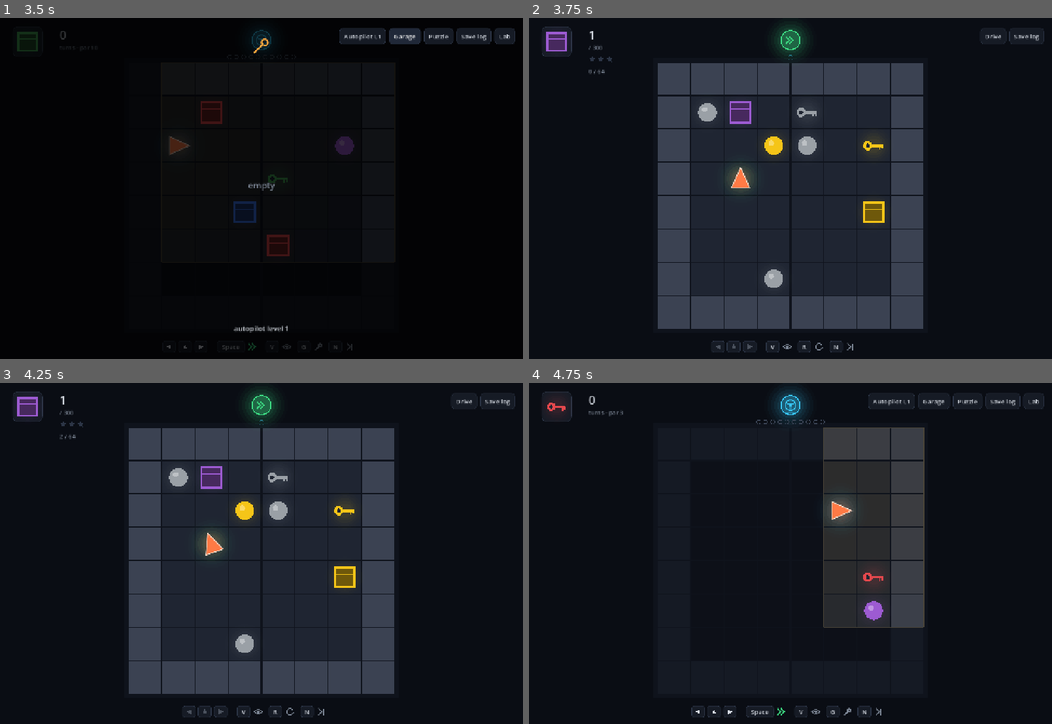
Above: before the commit, frames 1-4 (two rows, left to right).
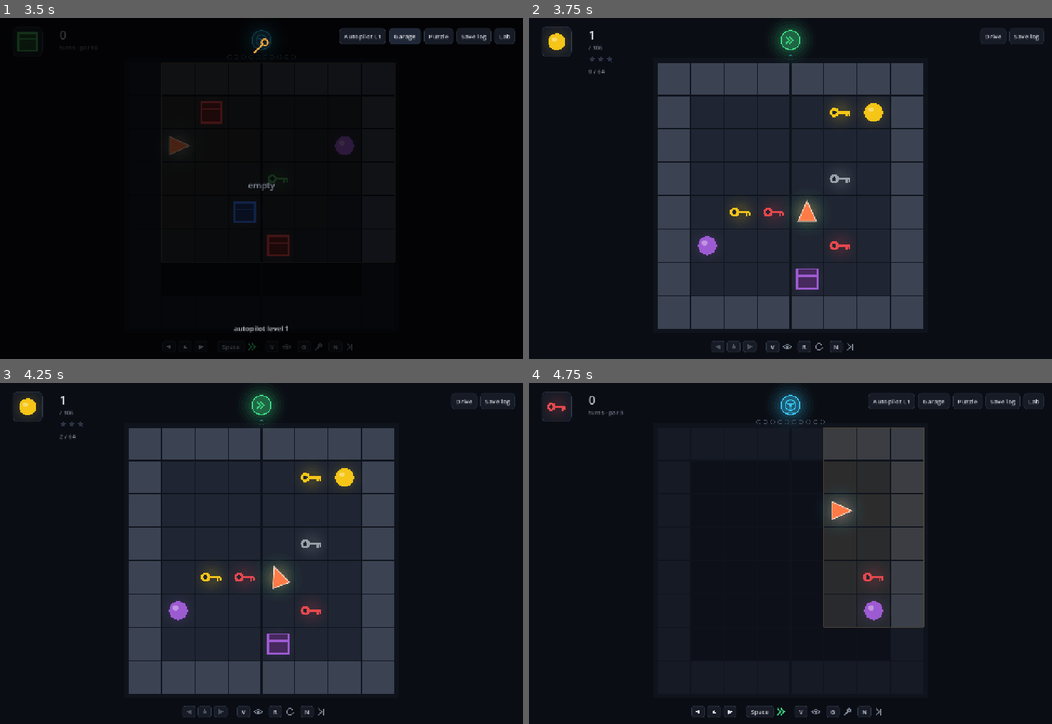
Above: after the commit, the same moments.

Repository: kakasolg/babyai-laya-probe
Game: Godot game, scene res://main.tscn
Two runs of this game, one before a commit and one after it. Both use one fixed random seed, a clock stepped at 60 frames per second and the inputs below.
Inputs:
- Up to frame 1 (3.5 s): click "Autopilot L1" at 0.5 s; click "Autopilot L2" at 1.25 s; click "Autopilot L3" at 2 s; click "Garage" at 2.75 s
- Up to frame 2 (3.75 s): click "Puzzle" at 3.5 s
- Up to frame 3 (4.25 s): no input
- Up to frame 4 (4.75 s): click "Drive" at 4.25 s

Frame 1 is identical in both runs. In frame 2, 3.2% of the frame differs, in the area x 3-68%, y 4-80%; in frame 3, 3.2%; in frame 4, nothing differs.

Commit message:
drive puzzle: play only rooms whose stops are 6+ moves from the target
MoKa: stopping right next to the target, or with it straight ahead, makes
people angry rather than curious. --puzzlefilter=N replays each stored answer
with the game's rule code and keeps a room only when every stop is more than
N moves from the target. N=5 keeps 106 of 300 (dropped 194); the list is
data/puzzle_keep_l1.json and the pack file itself is unchanged.
--puzzlecheck still covers all 300: (a) 300/300, (b) 300/300.

Co-Authored-By: Claude Opus 5.5 <noreply@anthropic.com>
Host: Moka-Windows-Dev

Diff:
--- /dev/null
+++ b/godot/data/puzzle_keep_l1.json
@@ -0,0 +1 @@
+{"dropped":194,"keep":["p030","p031","p035","p036","p039","p041","p043","p044","p045","p046","p047","p050","p055","p056","p063","p064","p065","p066","p067","p068","p072","p073","p075","p076","p077","p080","p084","p087","p088","p092","p093","p094","p095","p096","p097","p099","p101","p105","p106","p107","p108","p112","p114","p115","p149","p153","p156","p159","p162","p169","p170","p173","p174","p175","p176","p177","p178","p181","p182","p184","p185","p186","p188","p189","p190","p191","p192","p194","p195","p196","p197","p199","p201","p203","p204","p206","p212","p213","p214","p215","p216","p217","p218","p220","p222","p229","p240","p244","p246","p248","p250","p254","p257","p262","p265","p274","p279","p285","p290","p292","p293","p294","p295","p296","p298","p299"],"kept":106,"near":5,"pack":"res://data/puzzle_rooms_l1.json","what":"puzzle rooms played: at every stop on the stored answer the target is more than `near` moves away"}
--- a/godot/drive/puzzle_game.gd
+++ b/godot/drive/puzzle_game.gd
@@ -16,6 +16,7 @@
 ##                             --shot=file.png --scene=stuck|solved [--room=n]   one screenshot
 
 const PACK := "res://data/puzzle_rooms_l1.json"
+const KEEP := "res://data/puzzle_keep_l1.json"      # which pack rooms are played (written by --puzzlefilter)
 const LIMIT := 64
 const LIT_COLORS := [Color("#ffc94d"), Color("#3ddc84"), Color("#5b8cff")]   # levels 1, 2, 3
 const LIT_AT := [0.25, 1.25, 2.25]                                          # seconds after the result when each shows
@@ -48,6 +49,11 @@
 		_puzzlecheck(int(args["puzzlecheck"]) if args["puzzlecheck"] != "1" else 0)
 		get_tree().quit()
 		return
+	if args.has("puzzlefilter"):
+		_puzzlefilter(int(args["puzzlefilter"]))
+		get_tree().quit()
+		return
+	_apply_keep()
 	_load_progress()
 	_build_buttons()
 	shot_path = args.get("shot", "")
@@ -515,6 +521,60 @@
 	DriveLog.path = keep
 
 
+## Only the rooms listed in KEEP are played (pack order kept). No KEEP file = all rooms.
+func _apply_keep() -> void:
+	if not FileAccess.file_exists(KEEP):
+		return
+	var k = JSON.parse_string(FileAccess.get_file_as_string(KEEP))
+	if not (k is Dictionary):
+		return
+	var ids := {}
+	for s in k["keep"]:
+		ids[s] = true
+	pack = pack.filter(func(e): return ids.has(e["seed"]))
+
+
+## MoKa 11-15: stopping with the target only a few moves away makes people angry, not curious. Replays each room's
+## stored answer with the game's rule code and keeps a room only when, at every stop, the target is more than
+## `near` moves away (fewest turn/forward moves until it is directly ahead). Writes KEEP.
+func _puzzlefilter(near: int) -> void:
+	saving = false
+	var keep_path := DriveLog.path
+	DriveLog.path = "user://puzzlefilter_log.jsonl"
+	var keep: Array = []
+	var dropped: Array = []
+	for i in pack.size():
+		pidx = i
+		_new_room()
+		var sol: Array = room["nudge_solution"]
+		var k := 0
+		var closest := 999
+		while phase == "drive":
+			if state == "auto":
+				_auto_tick()
+			elif k < sol.size():
+				var e := room.duplicate()
+				e["start"] = {"x": pos.x, "y": pos.y, "dir": dir}
+				closest = mini(closest, Rooms.par(e))
+				_nudge(int(sol[k]))
+				k += 1
+			else:
+				break
+		if closest > near:
+			keep.append(room["seed"])
+		else:
+			dropped.append(room["seed"])
+	var out := {"what": "puzzle rooms played: at every stop on the stored answer the target is more than `near` moves away",
+		"near": near, "pack": PACK, "kept": keep.size(), "dropped": dropped.size(), "keep": keep}
+	var f := FileAccess.open(ProjectSettings.globalize_path(KEEP), FileAccess.WRITE)
+	f.store_string(JSON.stringify(out))
+	f.close()
+	print("puzzlefilter: near %d -> kept %d, dropped %d of %d" % [near, keep.size(), dropped.size(), pack.size()])
+	if FileAccess.file_exists(DriveLog.path):
+		DirAccess.remove_absolute(ProjectSettings.globalize_path(DriveLog.path))
+	DriveLog.path = keep_path
+
+
 ## From (p, h) with a clean record, does this autopilot get there alone under rules 1, 2, 5, 6?
 func _home_alone(pilot, ep: Dictionary, cache: Dictionary, p: Vector2i, h: int) -> bool:
 	var seen := {}
